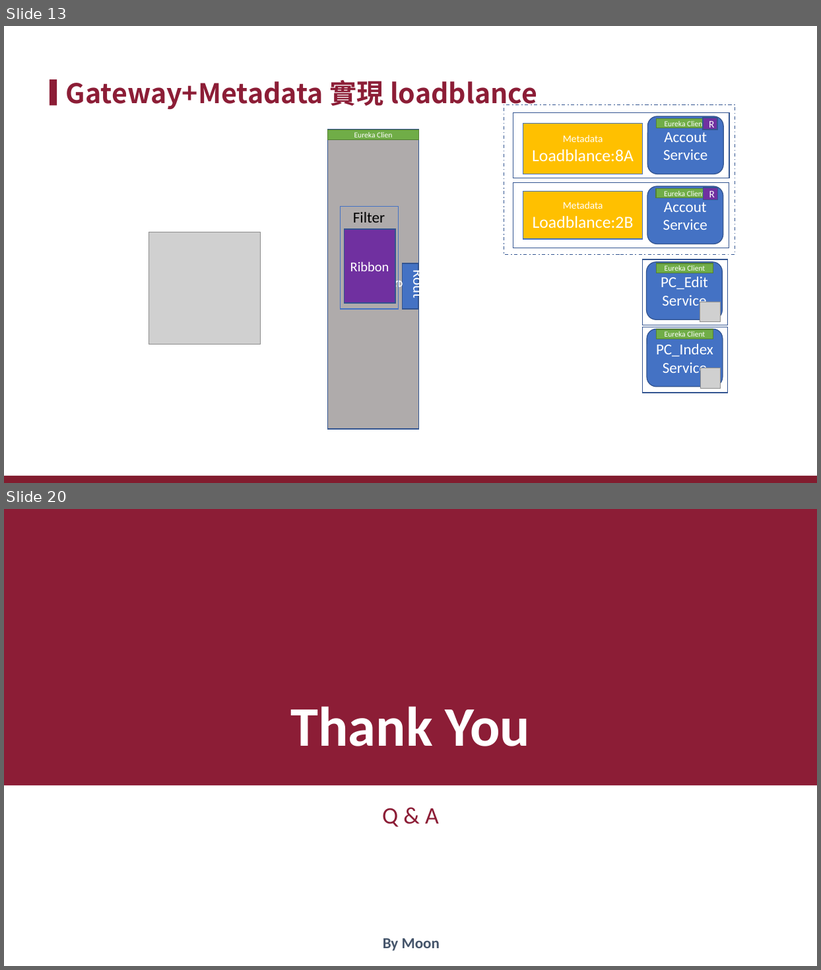
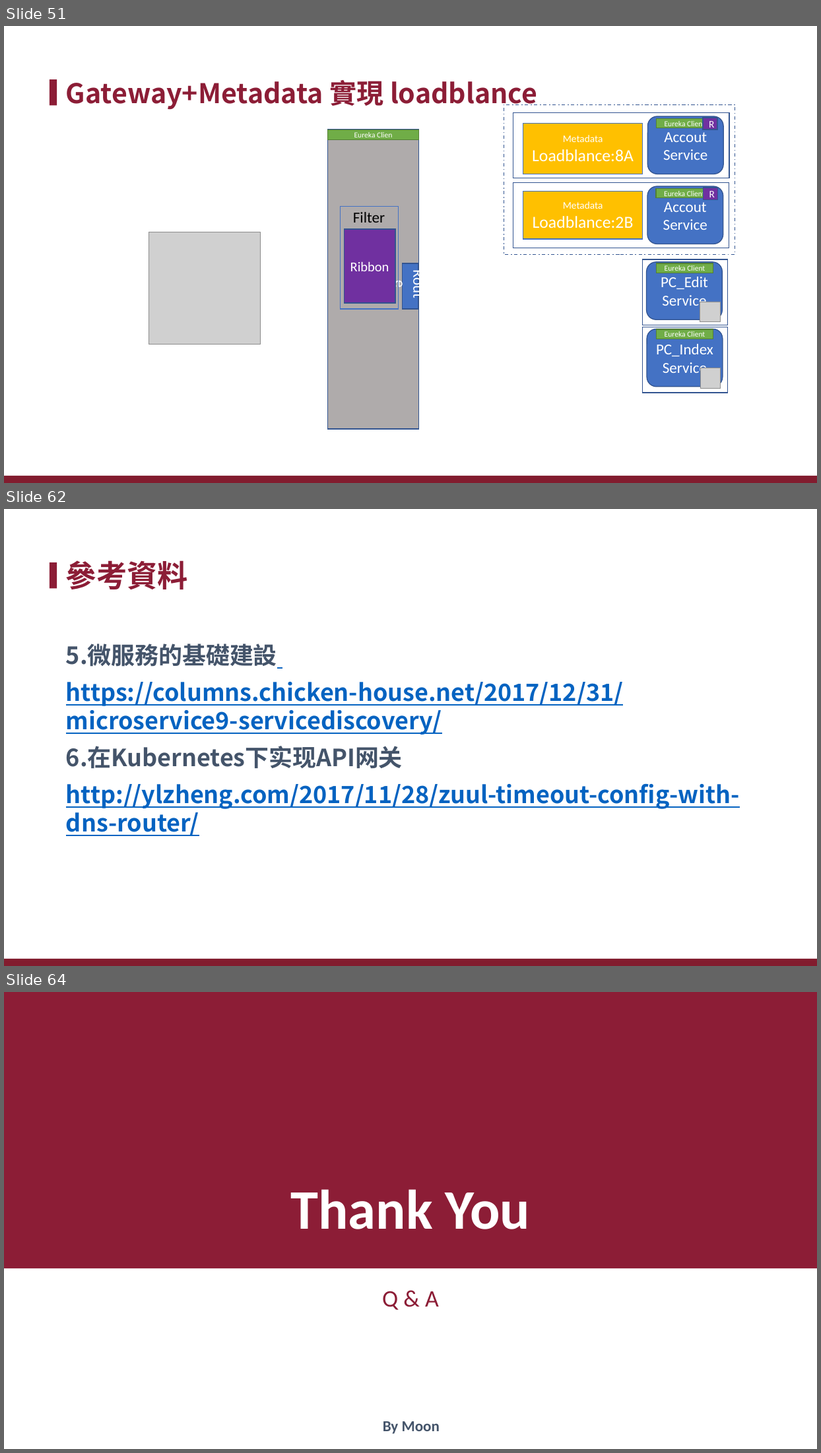
Before and after one commit to xiauchen/3__EurekaAndZuul, a slide deck: EurekaAndZuul.pptx. Shown one above the other, each under a label of ours: slides 13 and 20 before the commit, slides 51, 62 and 64 after it; the slides between them are not shown. The pictures are 821x970 and 821x1453 pixels, drawn with LibreOffice and Linux fonts; fonts in the diff are those of the drawing; grey boxes stand for pictures; background and template pictures are left out. Boxes give left, top, right and bottom in pixels: in the first picture for what was removed or moved away, otherwise in the second. Text is boxed around its words. In the diff, an @@ line names an element or a change of style, - is before the commit and + after.

```diff
--- a/EurekaAndZuul.pptx
+++ b/EurekaAndZuul.pptx
@@ slide 62 added at bbox=[4, 509, 817, 966], background #FFFFFF; not listed: 2 template elements that a slide beside it also shows @@
@@ title added at bbox=[66, 560, 188, 590], 36 pt, text #8C1D36, bold @@
+參考資料
@@ text added at bbox=[66, 644, 740, 836], 28 pt, text #0563C1, bold, underline @@
+5.微服務的基礎建設
+https://columns.chicken-house.net/2017/12/31/microservice9-servicediscovery/
+6.在Kubernetes下实现API网关
+http://ylzheng.com/2017/11/28/zuul-timeout-config-with-dns-router/
@@ what was slide 13 is now slide 51 @@
@@ what was slide 20 is now slide 64 @@
```
Also in this commit, not shown: 12 slides changed, 49 other slides added, 6 slides removed, 12 other files.
